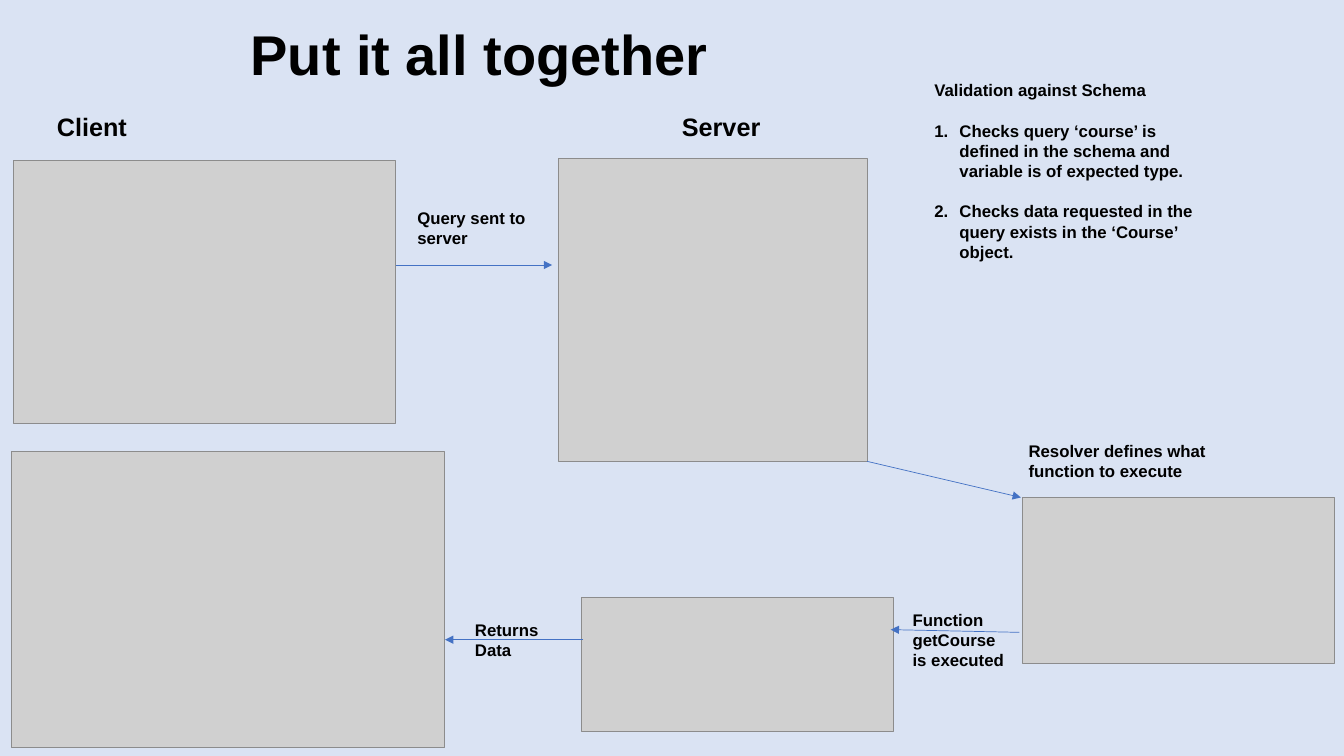
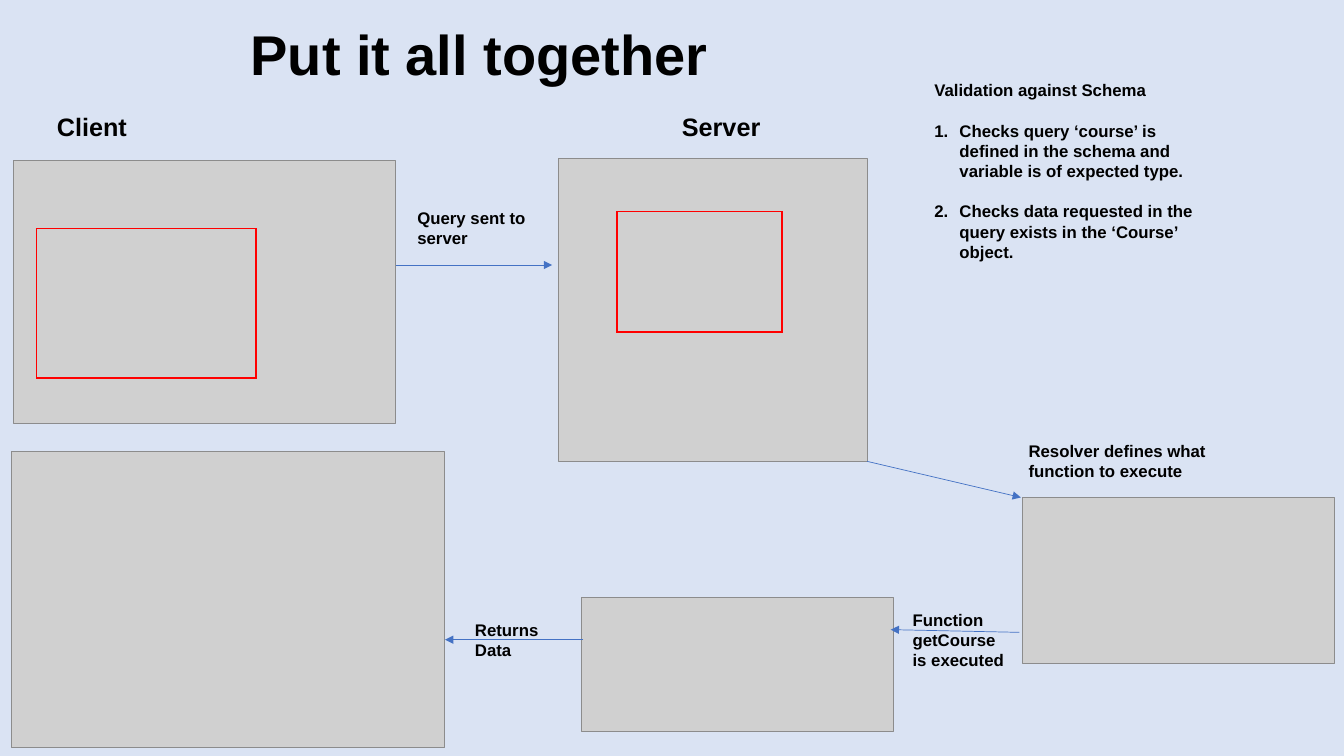
Before and after one commit to patelg123/graphql-presentation, a slide deck: slide 13 of current.pptx. Drawn at 1344x756 pixels with LibreOffice and Linux fonts; fonts in the diff are those of the drawing; grey boxes stand for pictures. Boxes give left, top, right and bottom in pixels: in the first picture for what was removed or moved away, otherwise in the second. Text is boxed around its words. In the diff, an @@ line names an element or a change of style, - is before the commit and + after.

Commit message:
changes

```diff
--- a/current.pptx
+++ b/current.pptx
@@ rectangle added at [36, 229, 256, 378], outline #FF0000 1 pt @@
@@ rectangle added at [617, 212, 782, 332], outline #FF0000 1 pt @@
```
